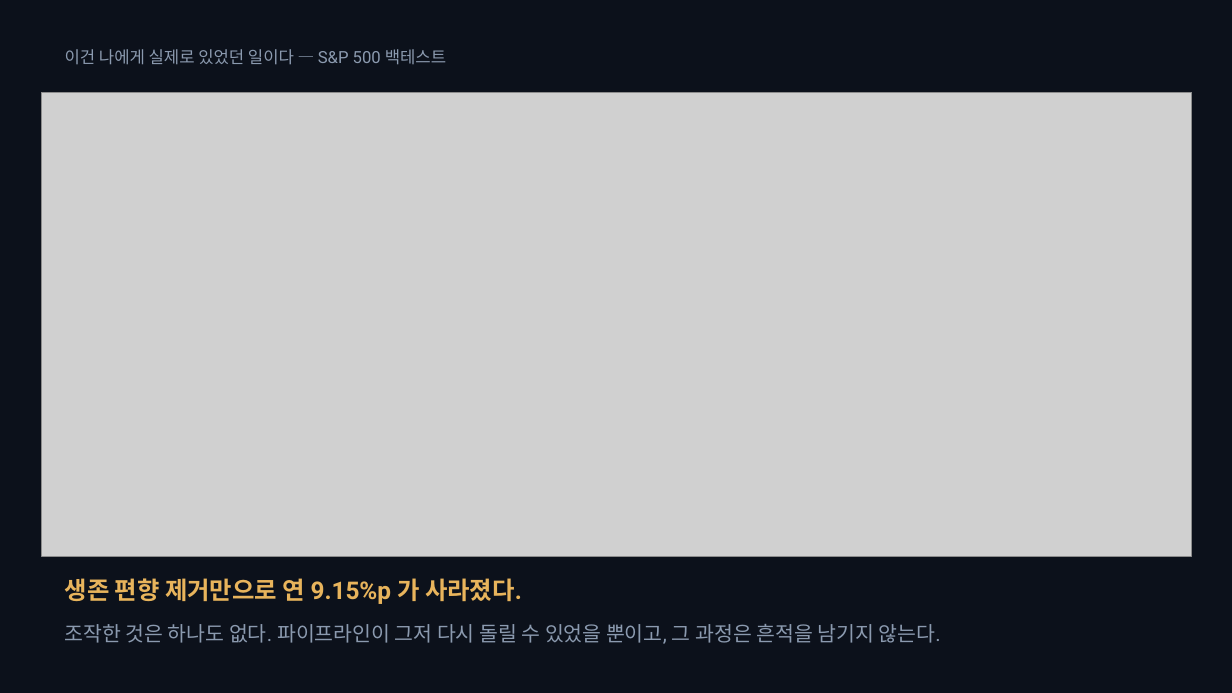
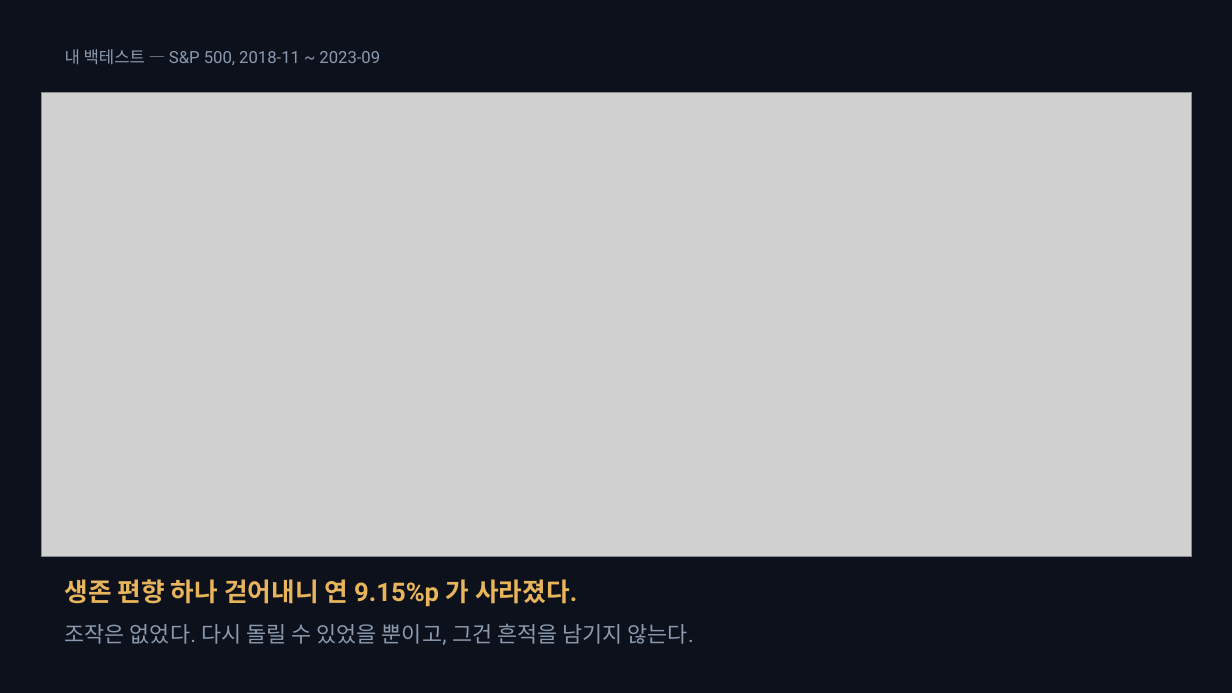
Before and after one commit to SeoDongOk/proof-of-track-record, a slide deck: slide 3 of deck/proof-of-track-record.pptx. Drawn at 1232x693 pixels with LibreOffice and Linux fonts; fonts in the diff are those of the drawing; grey boxes stand for pictures. Boxes give left, top, right and bottom in pixels: in the first picture for what was removed or moved away, otherwise in the second. Text is boxed around its words. In the diff, an @@ line names an element or a change of style, - is before the commit and + after.

```diff
--- a/deck/proof-of-track-record.pptx
+++ b/deck/proof-of-track-record.pptx
@@ text at box(65, 49, 380, 65): text changed @@
-이건 나에게 실제로 있었던 일이다 — S&P 500 백테스트
+내 백테스트 — S&P 500, 2018-11 ~ 2023-09
@@ text at box(65, 579, 577, 607): text changed; size 19 to 20 pt @@
-생존 편향 제거만으로 연 9.15%p 가 사라졌다.
+생존 편향 하나 걷어내니 연 9.15%p 가 사라졌다.
@@ text at box(65, 624, 694, 645): text changed; size 16 to 17 pt @@
-조작한 것은 하나도 없다. 파이프라인이 그저 다시 돌릴 수 있었을 뿐이고, 그 과정은 흔적을 남기지 않는다.
+조작은 없었다. 다시 돌릴 수 있었을 뿐이고, 그건 흔적을 남기지 않는다.
```
Also in this commit, not shown: 14 other slides changed, 15 other files.
